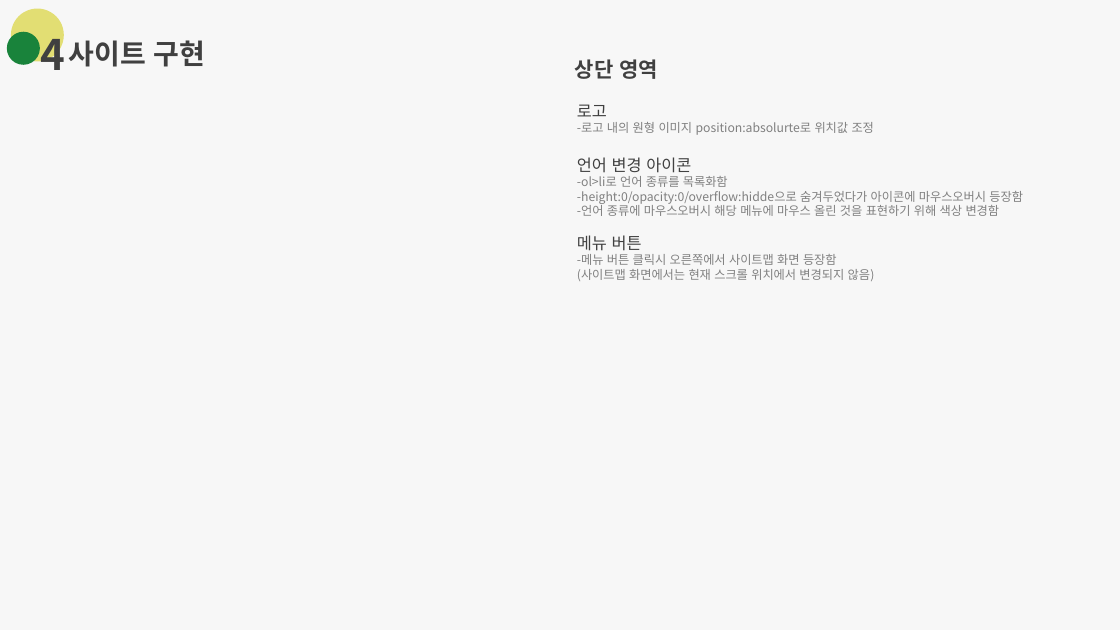
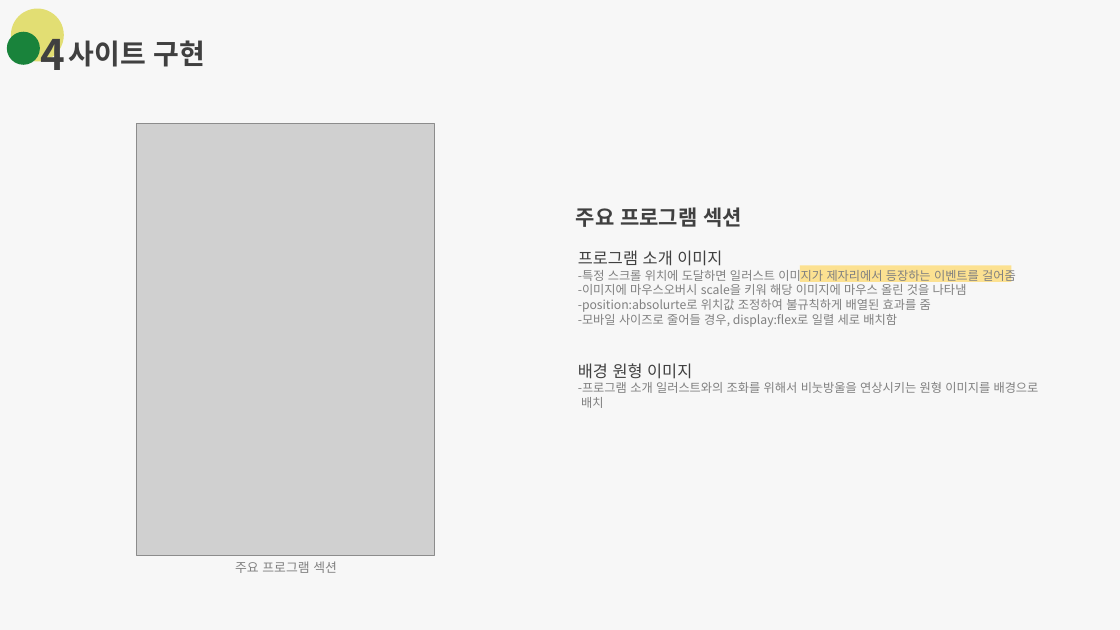
Before and after one commit to Ba-latte/FED-PJ-WBS-youj, a slide deck: slide 9 of 01.웹프로젝트/04.가이드문서/서울미식주간_가이드문서.pptx (slide 7 before the commit). Drawn at 1120x630 pixels with LibreOffice and Linux fonts; fonts in the diff are those of the drawing; grey boxes stand for pictures. Boxes give left, top, right and bottom in pixels: in the first picture for what was removed or moved away, otherwise in the second. Text is boxed around its words. In the diff, an @@ line names an element or a change of style, - is before the commit and + after.

```diff
--- a/01.웹프로젝트/04.가이드문서/서울미식주간_가이드문서.pptx
+++ b/01.웹프로젝트/04.가이드문서/서울미식주간_가이드문서.pptx
@@ text removed at <box>575,59,658,79</box> @@
-상단 영역
@@ text removed at <box>577,104,1023,281</box> @@
-로고
--로고 내의 원형 이미지 position:absolurte로 위치값 조정
-언어 변경 아이콘
--ol>li로 언어 종류를 목록화함
--height:0/opacity:0/overflow:hidde으로 숨겨두었다가 아이콘에 마우스오버시 등장함
--언어 종류에 마우스오버시 해당 메뉴에 마우스 올린 것을 표현하기 위해 색상 변경함
-메뉴 버튼
--메뉴 버튼 클릭시 오른쪽에서 사이트맵 화면 등장함
-(사이트맵 화면에서는 현재 스크롤 위치에서 변경되지 않음)
@@ picture added at <box>136,124,434,556</box> @@
@@ text added at <box>576,207,742,227</box>, 18 pt, text #404040, bold @@
+주요 프로그램 섹션
@@ text added at <box>578,250,1039,408</box>, 10.5 pt, text #808080 @@
+프로그램 소개 이미지
+-특정 스크롤 위치에 도달하면 일러스트 이미지가 제자리에서 등장하는 이벤트를 걸어줌
+-이미지에 마우스오버시 scale을 키워 해당 이미지에 마우스 올린 것을 나타냄
+-position:absolurte로 위치값 조정하여 불규칙하게 배열된 효과를 줌
+-모바일 사이즈로 줄어들 경우, display:flex로 일렬 세로 배치함
+배경 원형 이미지
+-프로그램 소개 일러스트와의 조화를 위해서 비눗방울을 연상시키는 원형 이미지를 배경으로
+배치
@@ rectangle added at <box>800,266,1012,282</box>, fill #FFD966 at 70% opacity @@
@@ text added at <box>235,561,337,573</box>, 11 pt, text #808080 @@
+주요 프로그램 섹션
```
Also in this commit, not shown: 4 other slides changed, 8 slides added, 12 other files.
